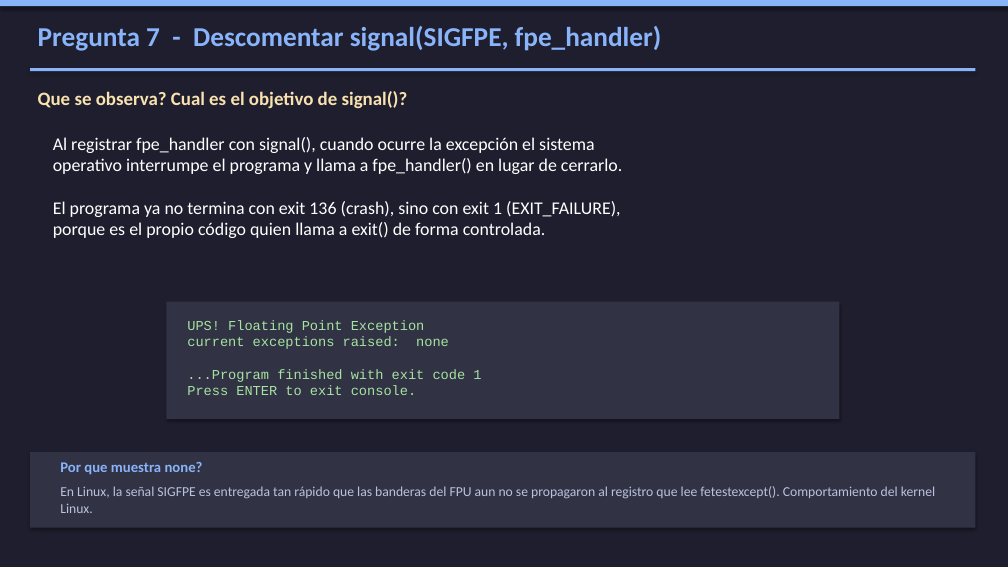
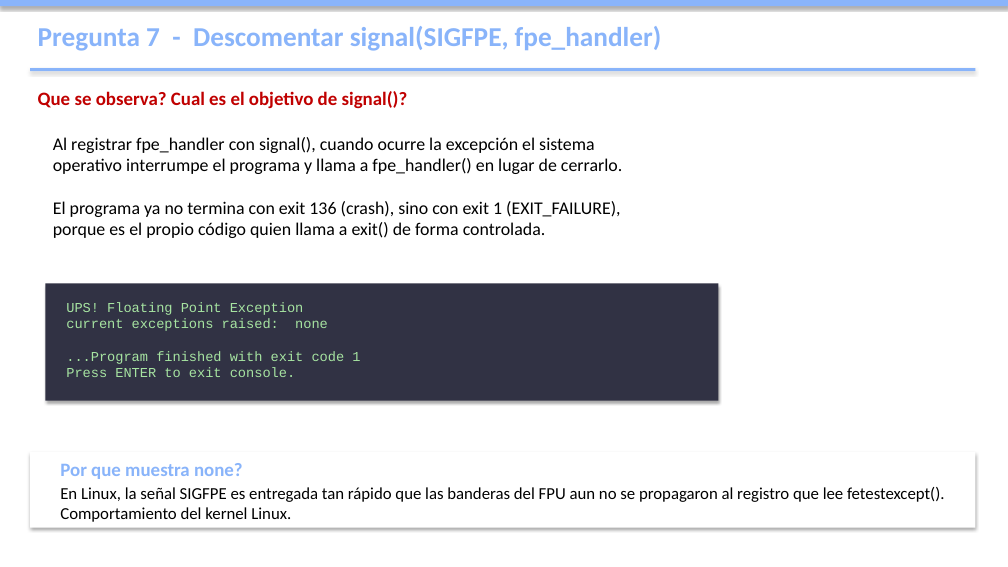
Before and after one commit to Juan-Stella/Control-y-Sistemas, a slide deck: slide 4 of Tp3/Ejercicio_6_Presentacion.pptx. Drawn at 1008x567 pixels with LibreOffice and Linux fonts; fonts in the diff are those of the drawing. Boxes give left, top, right and bottom in pixels: in the first picture for what was removed or moved away, otherwise in the second. Text is boxed around its words. In the diff, an @@ line names an element or a change of style, - is before the commit and + after.

```diff
--- a/Tp3/Ejercicio_6_Presentacion.pptx
+++ b/Tp3/Ejercicio_6_Presentacion.pptx
@@ background #1E1E2E to #FFFFFF @@
@@ text "Que se observa? Cual es ..." at [38,91,408,109]: text colour #F9E2AF to #C00000 @@
@@ text "Al registrar fpe_handler con signal(), ..." at [53,137,622,238]: text colour #FFFFFF to #000000 @@
@@ rectangle: place and size @@
-rectangle at [166,302,839,419]
+rectangle at [45,284,718,401]
@@ text "UPS! Floating Point Exception current ...": place and size @@
-text "UPS! Floating Point Exception current ..." at [187,320,481,395]
+text "UPS! Floating Point Exception current ..." at [66,302,360,377]
@@ rectangle at [30,452,975,528]: fill #313244 to #FFFFFF @@
@@ text "Por que muestra none?" at [60,463,243,479]: size 14 to 18 pt @@
@@ text "En Linux, la señal SIGFPE ..." at [60,487,945,522]: size 13 to 16 pt, text colour #BAC2DE to #000000 @@
```
Also in this commit, not shown: 4 other slides changed, 1 other file.
